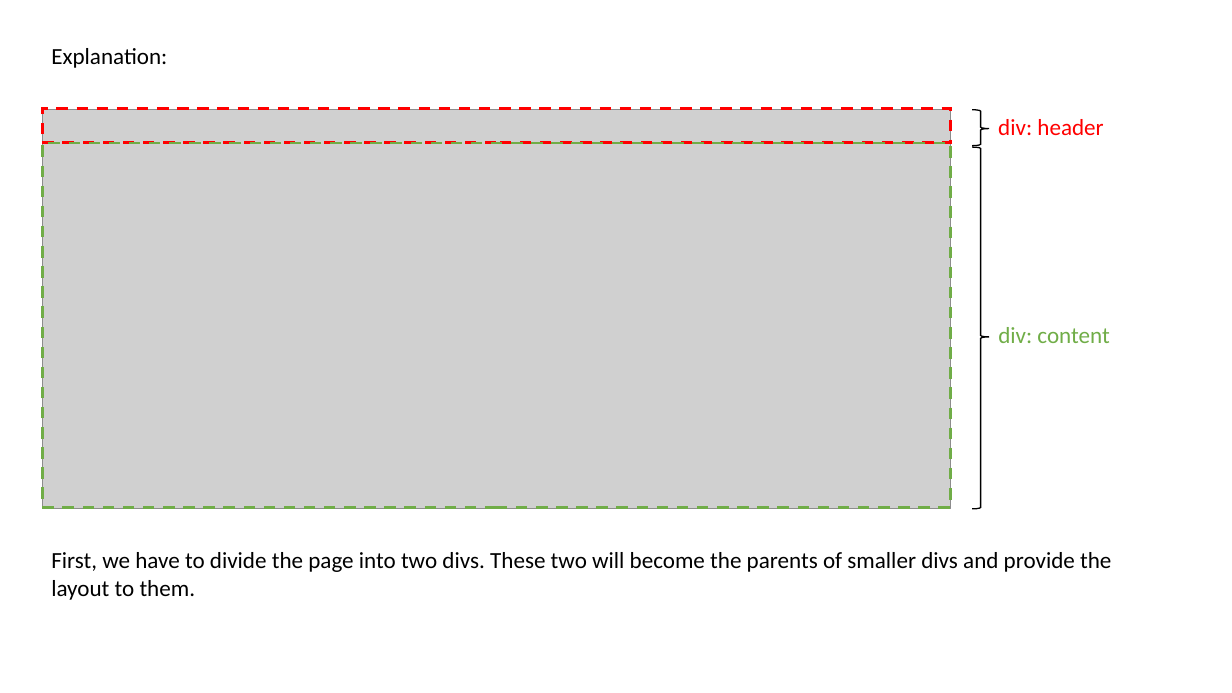
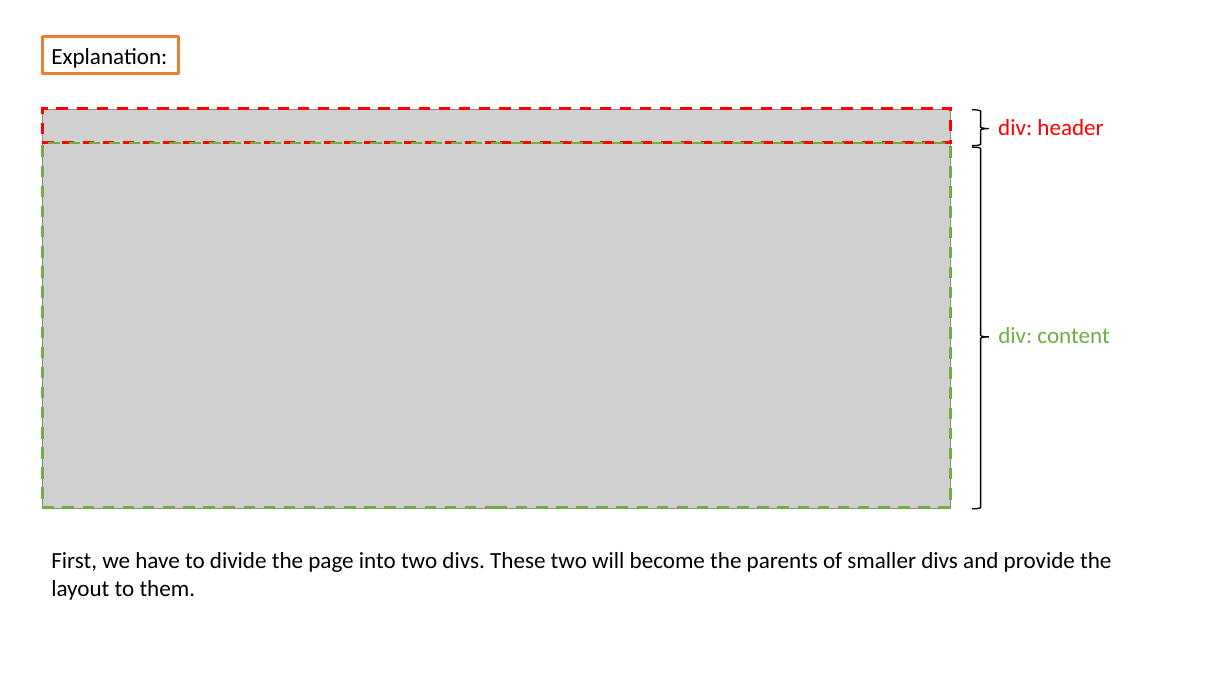
Before and after one commit to rscbpch/web-desgin-flex-box-real-cases, a slide deck: slide 3 of EX1/CSS STRATEGY.pptx. Drawn at 1232x693 pixels with LibreOffice and Linux fonts; fonts in the diff are those of the drawing; grey boxes stand for pictures. Boxes give left, top, right and bottom in pixels: in the first picture for what was removed or moved away, otherwise in the second. Text is boxed around its words. In the diff, an @@ line names an element or a change of style, - is before the commit and + after.

Commit message:
done

```diff
--- a/EX1/CSS STRATEGY.pptx
+++ b/EX1/CSS STRATEGY.pptx
@@ rectangle "Explanation:": place and size @@
-rectangle "Explanation:" at <box>51,48,167,68</box>
+rectangle "Explanation:" at <box>43,36,178,73</box>
@@ rectangle "Explanation:" at <box>43,36,178,73</box>: outline none to #ED7D31 2 pt @@
@@ rectangle added at <box>43,36,178,73</box>, fill #FFFFFF, outline #70AD47 1 pt @@
```
